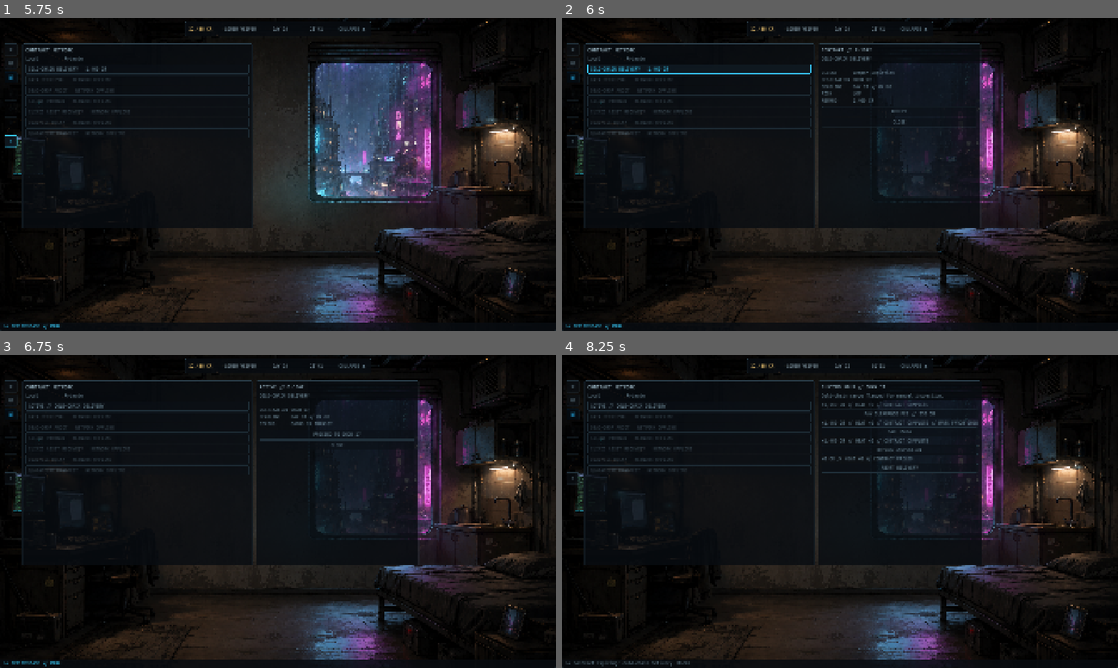
Above: before the commit, frames 1-4 (two rows, left to right).
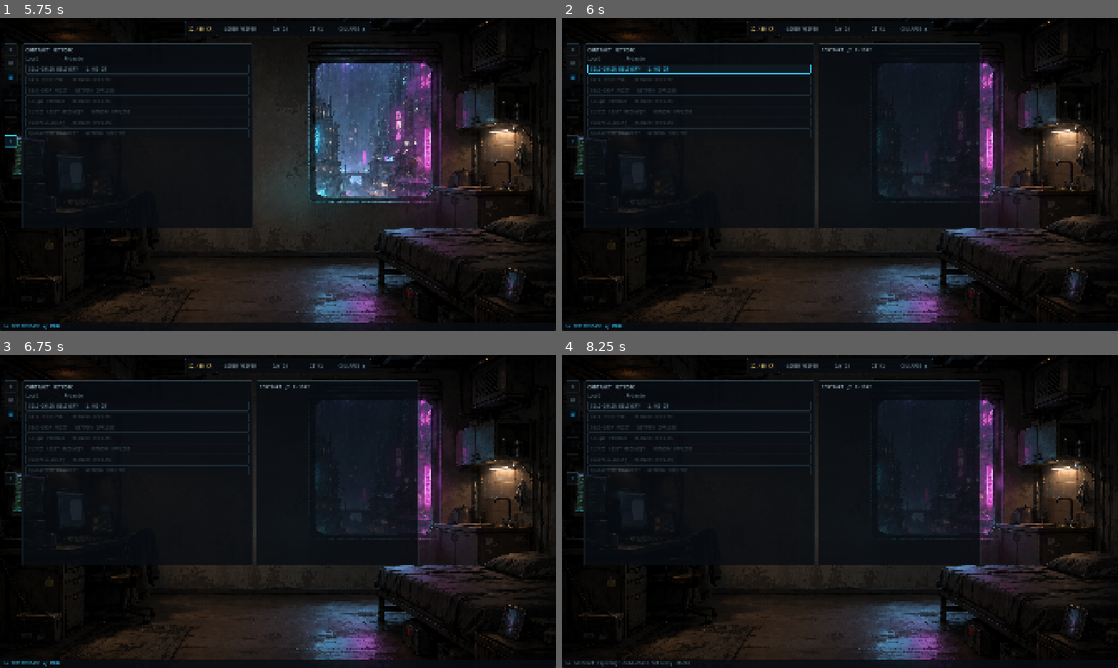
Above: after the commit, the same moments.

Repository: merlinbr/operator
Game: Godot game, scene res://scenes/boot/boot.tscn
The game is run twice, just before and just after one commit, with the same random seed, the same clock (stepped at 60 frames per second) and the same inputs.
Inputs (mouse positions are in pixels of both pictures, inside the frame that each line leads up to):
- Up to frame 1 (5.75 s): click "ENTER OPERATIONS" at 0.5 s; click "COLLAPSE ▲" at 1.25 s; click "EXPAND ▼" at 2 s; click "◈" at 2.75 s; click "✉" at 3.5 s; click "▣" at 4.25 s; click "!" at 5 s
- Up to frame 2 (6 s): click "COLD-CHAIN DELIVERY 1,400 CR" at 5.75 s
- Up to frame 3 (6.75 s): click (339, 448) at 6.5 s, where only the run before the commit has a clickable "ACCEPT"
- Up to frame 4 (8.25 s): click "ACTIVE // COLD-CHAIN DELIVERY" (after the commit: "COLD-CHAIN DELIVERY 1,400 CR") at 7.25 s; click (901, 433) at 8 s, where only the run before the commit has a clickable "PROCEED TO DOCK 17"

Frame 1 is identical in both runs. In frame 2, 0.4% of the frame differs, in the area x 46-62%, y 12-34%; in frame 3, 0.7%; in frame 4, 1.5%, in the area x 6-76%, y 2-60%.
Error after the commit: Invalid access to property or key 'deadline_day' on a base object of type 'Dictionary'. (res://scenes/modules/contracts/contract_detail.gd:83)

Commit message:
feat: enforce publication-relative contract deadlines

Diff:
--- a/autoload/game_state.gd
+++ b/autoload/game_state.gd
@@ -77,6 +77,9 @@
 func _ready() -> void:
 	load_profile()
 
+func _init() -> void:
+	_initialize_deadlines(current_minute())
+
 func reset_profile() -> void:
 	var old_residence := current_residence_id
 	var old_rent_status := rent_status
@@ -101,6 +104,7 @@
 	rent_due_amount = 0
 	rent_status = &"current"
 	contact_standing = _default_contact_standing()
+	_initialize_deadlines(current_minute())
 	for path in [PROFILE_PATH, PROFILE_TEMP_PATH, PROFILE_BACKUP_PATH]:
 		if FileAccess.file_exists(path):
 			DirAccess.remove_absolute(ProjectSettings.globalize_path(path))
@@ -467,17 +471,23 @@
 	save_profile()
 
 func _advance_minutes(minutes: int) -> void:
-	var remaining := minutes
-	while remaining > 0:
-		var until_midnight := 1440 - minute_of_day
-		if remaining < until_midnight:
-			minute_of_day += remaining
-			remaining = 0
-		else:
-			minute_of_day = 0
-			remaining -= until_midnight
-			day += 1
+	if minutes <= 0:
+		return
+	var target := current_minute() + minutes
+	_settle_contract_deadlines(current_minute())
+	while current_minute() < target:
+		var midnight := day * 1440
+		var boundary := mini(target, midnight)
+		for contract: Dictionary in contracts:
+			if contract.is_playable and (contract.status == &"available" or contract.status == &"active"):
+				var cutoff := int(contract.deadline_at_minute)
+				if cutoff > current_minute():
+					boundary = mini(boundary, cutoff)
+		day = boundary / 1440 + 1
+		minute_of_day = boundary % 1440
+		if boundary == midnight:
 			_settle_calendar_day(day)
+		_settle_contract_deadlines(boundary)
 	clock_changed.emit(day, minute_of_day)
 
 func _settle_calendar_day(settlement_day: int) -> void:
@@ -525,10 +535,7 @@
 func rest_until_next_day() -> bool:
 	if active_contract_id != &"":
 		return false
-	day += 1
-	minute_of_day = 0
-	_settle_calendar_day(day)
-	clock_changed.emit(day, minute_of_day)
+	_advance_minutes(1440 - minute_of_day)
 	_housing_feedback("REST // ADVANCE TO DAY %d" % day, "Advanced to Day %d at midnight." % day)
 	save_profile()
 	return true
@@ -615,14 +622,61 @@
 		available.append(choice)
 	return available
 
-func _choice(choices: Array[Dictionary], choice_id: StringName) -> Dictionary:
+func _choice(choices: Array, choice_id: StringName) -> Dictionary:
 	for choice: Dictionary in choices:
 		if choice.id == choice_id:
 			return choice
 	return {}
 
+func current_minute() -> int:
+	return (day - 1) * 1440 + minute_of_day
+
+func _initialize_deadlines(at_minute: int) -> void:
+	for contract: Dictionary in contracts:
+		if contract.is_playable and contract.status == &"available":
+			contract.deadline_at_minute = at_minute + int(contract.deadline_window_minutes)
+
+func _deadline_passed(contract: Dictionary) -> bool:
+	return int(contract.deadline_at_minute) >= 0 \
+		and current_minute() >= int(contract.deadline_at_minute)
+
+func _settle_contract_deadlines(up_to_minute: int) -> bool:
+	var changed := false
+	while true:
+		var due_index := -1
+		var earliest := up_to_minute + 1
+		for index in contracts.size():
+			var contract: Dictionary = contracts[index]
+			if not contract.is_playable or (contract.status != &"available" and contract.status != &"active"):
+				continue
+			var cutoff := int(contract.deadline_at_minute)
+			if cutoff >= 0 and cutoff <= up_to_minute and cutoff < earliest:
+				due_index = index
+				earliest = cutoff
+		if due_index < 0:
+			break
+		var contract: Dictionary = contracts[due_index]
+		var was_active: bool = contract.status == &"active"
+		contract.status = &"failed" if was_active else &"expired"
+		contract.phase = &"resolved"
+		contract.resolution_id = &"deadline_missed"
+		if active_contract_id == contract.id:
+			active_contract_id = &""
+		var abort_choice := _choice(contract.complication.choices, &"abort")
+		_unlock_contracts(abort_choice.unlocks_contract_ids, earliest)
+		var contact := ContactCatalog.by_id(contract.contact_id)
+		push_ticker("DEADLINE MISSED // " + contract.code, true)
+		_add_message(contact.display_name,
+			"%s // %s: deadline missed. %s" % [contract.code, contract.title,
+				"Contract failed." if was_active else "Offer expired."])
+		contracts_changed.emit()
+		contract_resolved.emit(contract.id, contract.status)
+		changed = true
+	return changed
+
 func is_contract_available(contract: Dictionary) -> bool:
 	return contract.is_playable and contract.status == &"available" \
+		and not _deadline_passed(contract) \
 		and standing_for(contract.contact_id) >= int(contract.minimum_contact_standing)
 
 func accept_contract(id: StringName) -> bool:
@@ -647,9 +701,13 @@
 	if index < 0 or active_contract_id != id:
 		return false
 	var contract: Dictionary = contracts[index]
-	if contract.status != &"active" or contract.phase != &"ready_to_proceed":
+	if contract.status != &"active" or contract.phase != &"ready_to_proceed" \
+			or _deadline_passed(contract):
 		return false
 	_advance_minutes(contract.proceed_minutes)
+	if contract.status != &"active" or active_contract_id != id:
+		save_profile()
+		return true
 	contract.phase = &"customs_hold"
 	contracts_changed.emit()
 	push_ticker(contract.complication.title, true)
@@ -663,7 +721,8 @@
 	if index < 0 or active_contract_id != id:
 		return false
 	var contract: Dictionary = contracts[index]
-	if contract.status != &"active" or contract.phase != &"customs_hold":
+	if contract.status != &"active" or contract.phase != &"customs_hold" \
+			or _deadline_passed(contract):
 		return false
 	var choice := _choice(_available_choices(contract), choice_id)
 	if choice.is_empty():
@@ -678,7 +737,7 @@
 		mara_favor_owed = true
 	if choice.get("clears_mara_favor", false):
 		mara_favor_owed = false
-	_unlock_contracts(choice.unlocks_contract_ids)
+	_unlock_contracts(choice.unlocks_contract_ids, current_minute())
 	contract.status = choice.terminal_status
 	contract.phase = &"resolved"
 	contract.resolution_id = choice_id
@@ -689,11 +748,16 @@
 	save_profile()
 	return true
 
-func _unlock_contracts(ids: Array) -> void:
+func _unlock_contracts(ids: Array, published_at_minute: int) -> void:
 	for id: Variant in ids:
 		var index := _contract_index(StringName(str(id)))
-		if index >= 0:
-			contracts[index].is_playable = true
+		if index < 0:
+			continue
+		var contract: Dictionary = contracts[index]
+		if contract.is_playable or contract.status != &"available":
+			continue
+		contract.is_playable = true
+		contract.deadline_at_minute = published_at_minute + int(contract.deadline_window_minutes)
 
 func _push_resolution_feedback(choice: Dictionary) -> void:
 	push_ticker(choice.ticker, true)
--- a/data/contracts/contract_catalog.gd
+++ b/data/contracts/contract_catalog.gd
@@ -13,8 +13,8 @@
 			"reward_credits": 1400,
 			"risk": "LOW",
 			"destination": "DOCK 17",
-			"deadline_day": 15,
-			"deadline_minute": 4 * 60,
+			"deadline_window_minutes": 259,
+			"deadline_at_minute": -1,
 			"is_playable": true,
 			"status": &"available",
 			"phase": &"offer",
@@ -44,8 +44,8 @@
 			"reward_credits": 4200,
 			"risk": "ELEVATED",
 			"destination": "SECTOR 9 // TRANSIT EXCHANGE",
-			"deadline_day": 15,
-			"deadline_minute": 7 * 60,
+			"deadline_window_minutes": 360,
+			"deadline_at_minute": -1,
 			"is_playable": false,
 			"status": &"available",
 			"phase": &"offer",
@@ -76,8 +76,8 @@
 			"reward_credits": 2600,
 			"risk": "MODERATE",
 			"destination": "HARBOR WARD // LOCKER 6",
-			"deadline_day": 15,
-			"deadline_minute": 9 * 60,
+			"deadline_window_minutes": 480,
+			"deadline_at_minute": -1,
 			"is_playable": false,
 			"status": &"available",
 			"phase": &"offer",
@@ -106,8 +106,8 @@
 			"reward_credits": 5600,
 			"risk": "HIGH",
 			"destination": "NORTHLINE // ARCHIVE LEVEL",
-			"deadline_day": 16,
-			"deadline_minute": 2 * 60,
+			"deadline_window_minutes": 720,
+			"deadline_at_minute": -1,
 			"is_playable": false,
 			"status": &"available",
 			"phase": &"offer",
@@ -136,8 +136,8 @@
 			"reward_credits": 3200,
 			"risk": "MODERATE",
 			"destination": "LOWER VESPER // MEDICAL SUBLEVEL",
-			"deadline_day": 15,
-			"deadline_minute": 12 * 60,
+			"deadline_window_minutes": 360,
+			"deadline_at_minute": -1,
 			"is_playable": false,
 			"status": &"available",
 			"phase": &"offer",
@@ -167,8 +167,8 @@
 			"reward_credits": 3900,
 			"risk": "ELEVATED",
 			"destination": "LOWER VESPER // WATER EXCHANGE",
-			"deadline_day": 16,
-			"deadline_minute": 5 * 60,
+			"deadline_window_minutes": 480,
+			"deadline_at_minute": -1,
 			"is_playable": false,
 			"status": &"available",
 			"phase": &"offer",
@@ -197,8 +197,8 @@
 			"reward_credits": 5100,
 			"risk": "HIGH",
 			"destination": "QUARANTINE PIER // GATE 3",
-			"deadline_day": 16,
-			"deadline_minute": 9 * 60,
+			"deadline_window_minutes": 720,
+			"deadline_at_minute": -1,
 			"is_playable": false,
 			"status": &"available",
 			"phase": &"offer",
--- a/tests/test_contract_catalog.gd
+++ b/tests/test_contract_catalog.gd
@@ -60,6 +60,10 @@
 			and int(contract.minimum_contact_standing) >= 0
 			and int(contract.minimum_contact_standing) <= 2,
 			"every contract has a valid Contact requirement")
+		check(contract.deadline_window_minutes > contract.proceed_minutes,
+			"a newly published job permits an on-time journey")
+		check(not _choice(contract, &"abort").is_empty(),
+			"every deadline outcome has an authored successor route")
 		for choice: Dictionary in contract.complication.choices:
 			check(choice.has("contact_standing_delta")
 				and int(choice.contact_standing_delta) >= 0
--- /dev/null
+++ b/tests/test_deadlines.gd
@@ -0,0 +1,148 @@
+extends "res://tests/test_base.gd"
+
+const GameStateScript := preload("res://autoload/game_state.gd")
+const DELIVERY := &"cold_chain_delivery"
+
+func _run() -> void:
+	_test_offer_cutoff()
+	_test_proceed_failure()
+	_test_complication_cutoff()
+	_test_long_advance()
+	_test_midnight_tie()
+	_test_simultaneous_expiry()
+
+func _test_offer_cutoff() -> void:
+	var gs := GameStateScript.new()
+	var due: int = gs.get_contract(DELIVERY).deadline_at_minute
+	check(gs.get_contract(&"data_retrieval").deadline_at_minute == -1,
+		"unpublished work has no running deadline")
+	gs.advance_minutes(due - gs.current_minute() - 1)
+	check(gs.is_contract_available(gs.get_contract(DELIVERY)),
+		"offer remains actionable one minute before cutoff")
+	var credits: int = gs.credits
+	var heat: int = gs.heat
+	var standing: int = gs.standing_for(&"mara")
+	gs.advance_minutes(1)
+	check(gs.get_contract(DELIVERY).status == &"expired",
+		"offer expires at equality within the day")
+	check(not gs.accept_contract(DELIVERY), "expired offer cannot be accepted")
+	check(gs.credits == credits and gs.heat == heat
+		and gs.standing_for(&"mara") == standing and not gs.mara_favor_owed,
+		"expiry has no reward, Heat, standing or favor effects")
+	var data: Dictionary = gs.get_contract(&"data_retrieval")
+	check(gs.is_contract_available(data)
+		and data.deadline_at_minute == due + data.deadline_window_minutes,
+		"expiry publishes an actionable successor with its full window")
+	var messages: int = gs.messages.size()
+	gs.advance_minutes(1)
+	check(gs.messages.size() == messages, "expiry feedback occurs only once")
+	check(gs.accept_contract(&"data_retrieval"), "successor can be accepted")
+	check(gs.get_contract(&"data_retrieval").deadline_at_minute == data.deadline_at_minute,
+		"acceptance does not renew the deadline")
+	gs.free()
+
+func _test_proceed_failure() -> void:
+	var gs := GameStateScript.new()
+	var c: Dictionary = gs.get_contract(DELIVERY)
+	gs.advance_minutes(c.deadline_at_minute - gs.current_minute() - c.proceed_minutes)
+	check(gs.accept_contract(DELIVERY), "late departure may still be accepted")
+	var events: Array[StringName] = []
+	gs.contract_proceeded.connect(func(_id: StringName) -> void: events.append(&"arrival"))
+	gs.contract_resolved.connect(func(_id: StringName, status: StringName) -> void:
+		events.append(status))
+	check(gs.proceed_contract(DELIVERY), "travel is an accepted time-consuming action")
+	var result: Dictionary = gs.get_contract(DELIVERY)
+	check(result.status == &"failed" and result.phase == &"resolved"
+		and result.resolution_id == &"deadline_missed" and gs.active_contract_id == &"",
+		"travel reaching cutoff fails and frees the active slot")
+	check(events == [&"failed"], "failure emits once without arrival")
+	check(not gs.resolve_contract(DELIVERY, &"pay_fee") and not gs.proceed_contract(DELIVERY),
+		"stale travel and resolution cannot revive deadline failure")
+	check(gs.credits == gs.START_CREDITS and events == [&"failed"],
+		"stale actions neither pay nor replay failure")
+	gs.free()
+
+func _test_complication_cutoff() -> void:
+	var gs := GameStateScript.new()
+	check(gs.accept_contract(DELIVERY) and gs.proceed_contract(DELIVERY),
+		"on-time travel opens the complication")
+	var due: int = gs.get_contract(DELIVERY).deadline_at_minute
+	gs.advance_minutes(due - gs.current_minute())
+	check(gs.get_contract(DELIVERY).status == &"failed"
+		and not gs.resolve_contract(DELIVERY, &"call_mara")
+		and not gs.mara_favor_owed and gs.credits == gs.START_CREDITS,
+		"a complication cannot resolve for rewards after the cutoff")
+	gs.free()
+
+func _portfolio(gs: Node) -> Array:
+	var result: Array = [gs.day, gs.minute_of_day, gs.credits,
+		gs.rent_status, gs.next_rent_due_day, gs.active_contract_id]
+	for c: Dictionary in gs.contracts:
+		result.append([c.id, c.status, c.phase, c.resolution_id,
+			c.is_playable, c.deadline_at_minute])
+	for m: Dictionary in gs.messages:
+		result.append([m.sender, m.preview])
+	return result
+
+func _test_long_advance() -> void:
+	var whole := GameStateScript.new()
+	var split := GameStateScript.new()
+	var first_due: int = whole.get_contract(DELIVERY).deadline_at_minute
+	var data_window: int = whole.get_contract(&"data_retrieval").deadline_window_minutes
+	var delta: int = first_due - whole.current_minute() + data_window + 1
+	whole.advance_minutes(delta)
+	for minute in delta:
+		split._advance_minutes(1) # same clock path, avoid hundreds of save writes
+	check(_portfolio(whole) == _portfolio(split),
+		"large and small advances have identical chronological consequences")
+	var data: Dictionary = whole.get_contract(&"data_retrieval")
+	var clinic: Dictionary = whole.get_contract(&"clinic_asset_recovery")
+	var silent: Dictionary = whole.get_contract(&"silent_partner")
+	check(data.status == &"expired" and clinic.is_playable
+		and clinic.deadline_at_minute == first_due + data_window + clinic.deadline_window_minutes,
+		"successor publication uses the crossed cutoff, not advance end")
+	check(silent.is_playable and not whole.is_contract_available(silent)
+		and silent.deadline_at_minute >= 0,
+		"publication starts a clock even when standing prevents acceptance")
+	whole._unlock_contracts([&"data_retrieval"], whole.current_minute())
+	check(whole.get_contract(&"data_retrieval").status == &"expired"
+		and whole.get_contract(&"data_retrieval").deadline_at_minute == data.deadline_at_minute,
+		"repeated publication cannot renew or resurrect work")
+	whole.free()
+	split.free()
+
+func _test_simultaneous_expiry() -> void:
+	var gs := GameStateScript.new()
+	check(gs.accept_contract(DELIVERY) and gs.proceed_contract(DELIVERY)
+		and gs.resolve_contract(DELIVERY, &"abort"), "simultaneous fixture publishes two offers")
+	var due: int = gs.current_minute() + 10
+	for c: Dictionary in gs.contracts:
+		if c.id in [&"data_retrieval", &"dead_drop_audit"]:
+			c.deadline_at_minute = due
+	var expired: Array[StringName] = []
+	gs.contract_resolved.connect(func(id: StringName, status: StringName) -> void:
+		if status == &"expired":
+			expired.append(id))
+	gs.advance_minutes(10)
+	check(expired == [&"data_retrieval", &"dead_drop_audit"],
+		"simultaneous deadlines settle once each in catalog order")
+	var clinic: Dictionary = gs.get_contract(&"clinic_asset_recovery")
+	check(clinic.deadline_at_minute == due + clinic.deadline_window_minutes,
+		"simultaneous expiry publishes successors at the shared boundary")
+	gs.free()
+
+func _test_midnight_tie() -> void:
+	var gs := GameStateScript.new()
+	gs.next_rent_due_day = gs.day + 1
+	var midnight: int = gs.day * 1440
+	gs.contracts[0].deadline_at_minute = midnight
+	gs.advance_minutes(midnight - gs.current_minute())
+	check(gs.minute_of_day == 0 and gs.credits == gs.START_CREDITS - 2000
+		and gs.next_rent_due_day == gs.day + 30,
+		"midnight deadline does not skip or duplicate rent settlement")
+	check(gs.get_contract(DELIVERY).status == &"expired",
+		"deadline also settles at a rent boundary")
+	var data: Dictionary = gs.get_contract(&"data_retrieval")
+	check(data.deadline_at_minute == midnight + data.deadline_window_minutes,
+		"midnight publication uses the boundary time")
+	gs.free()
Not shown, added: tests/test_deadlines.gd.uid
Not shown, added: .superpowers/sdd/2026-09-05-contract-deadlines/task-1-report.md
